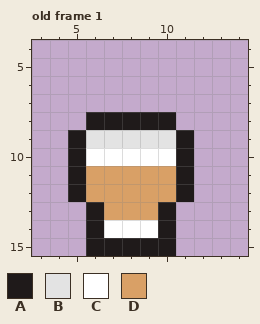
Two states of a pixel-art file, entities/coffee/Coffee.aseprite. The picture above was drawn from the file before the commit.
16x16 pixels, 1 frame. Colours within 5 levels of each other are drawn and written as one. Shown: old frame 1: x 3..14, y 4..15. The commit also changed other frames, which this record leaves out.
Palette (. is transparent): A #1f1a1a  B #e3e3e3  C #ffffff  D #d9a066
Pixels before, old frame 1, first column x 5:
 8 .AAAAA.
 9 ABBBBBA
10 ACCCCCA
11 ADDDDDA
12 ADDDDDA
13 .ADDDA.
14 .ACCCA.
15 .AAAAA.
Once edited:
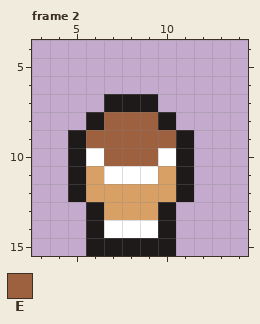
Colours new in this view: E #9e6140
A new or re-ordered frame is compared with the old frame closest to it.
The exact change:
frames 1 -> 7
Frame 2 is new; against old frame 1:
Colour A is added in row 7 at x 7 to 9.
Colour C replaces colour D in row 11 at x 7 to 9.
Colour E replaces colour A in row 8 at x 7 to 9.
Colour E replaces colour B in row 9 at x 6 to 10.
Colour E replaces colour C in row 10 at x 7 to 9.
Where, in picture pixels (left, top, right, bottom), the same in both pictures:
changed: (86, 94, 176, 184)
